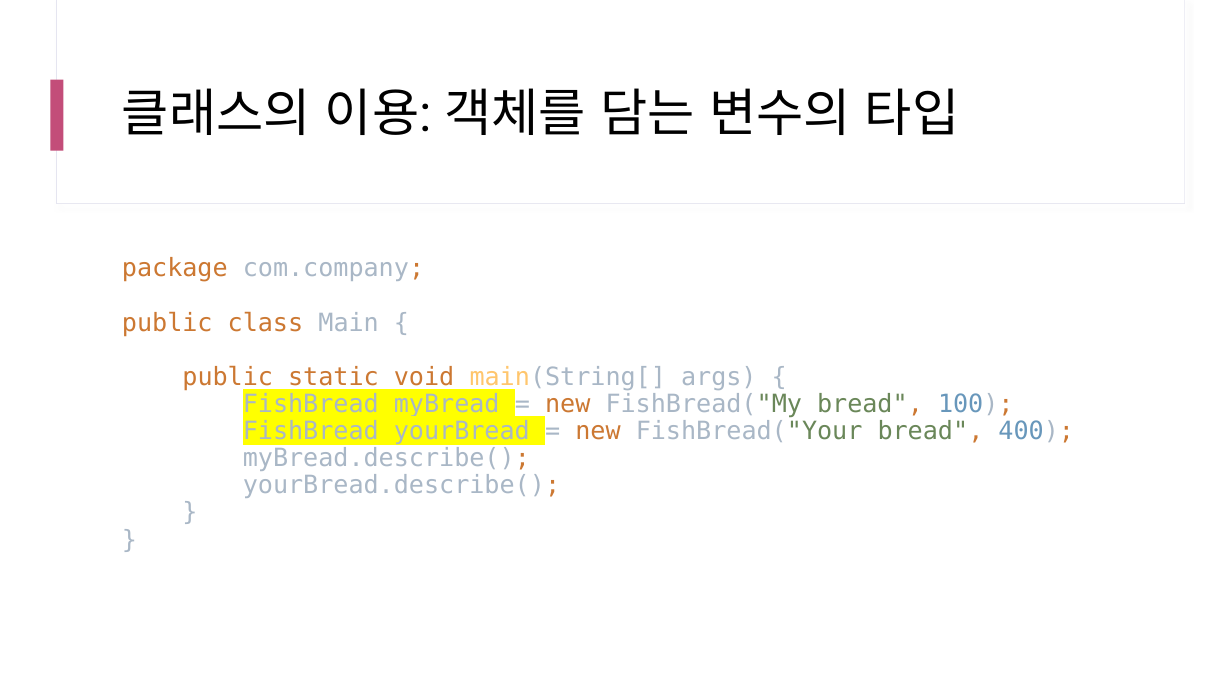
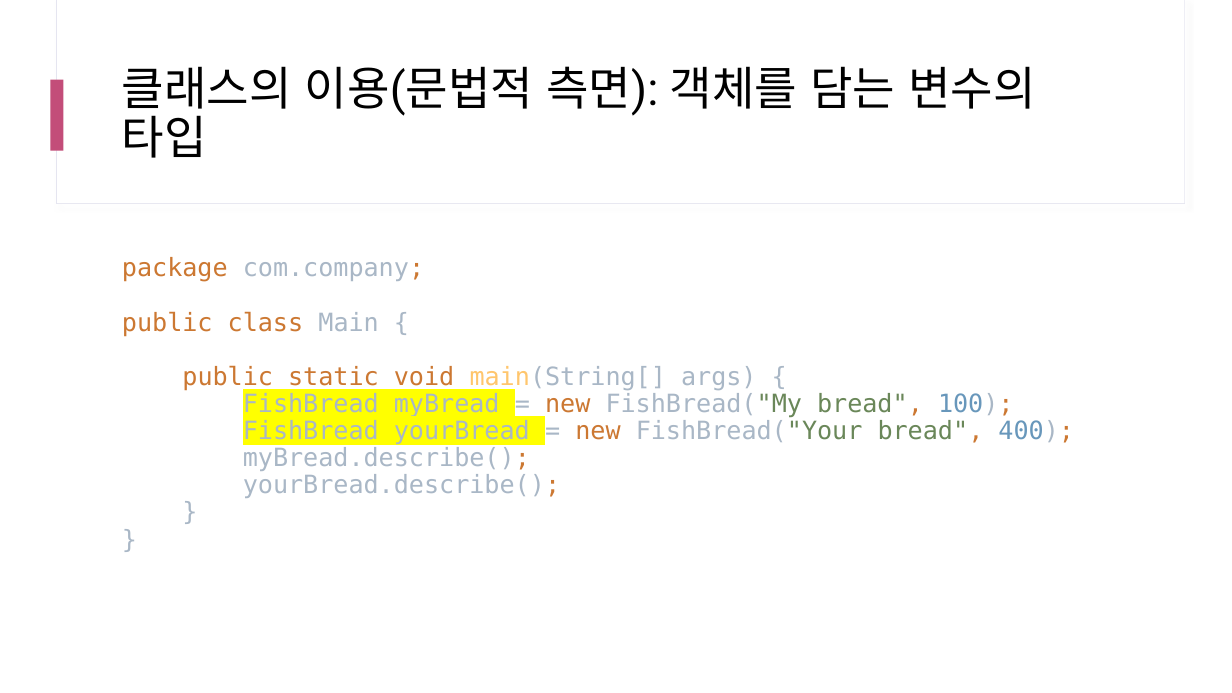
Before and after one commit to yhs0602/SPLIT_lecture_examples, a slide deck: slide 90 of docs/SPLIT 17차 Java.pptx (slide 88 before the commit). Drawn at 1232x693 pixels with LibreOffice and Linux fonts; fonts in the diff are those of the drawing. Boxes give left, top, right and bottom in pixels: in the first picture for what was removed or moved away, otherwise in the second. Text is boxed around its words. In the diff, an @@ line names an element or a change of style, - is before the commit and + after.

```diff
--- a/docs/SPLIT 17차 Java.pptx
+++ b/docs/SPLIT 17차 Java.pptx
@@ title at (122, 66, 1036, 158): text changed; size 40 to 36 pt @@
-클래스의 이용: 객체를 담는 변수의 타입
+클래스의 이용(문법적 측면): 객체를 담는 변수의 타입
```
Also in this commit, not shown: 1 other slide changed, 14 slides added.
